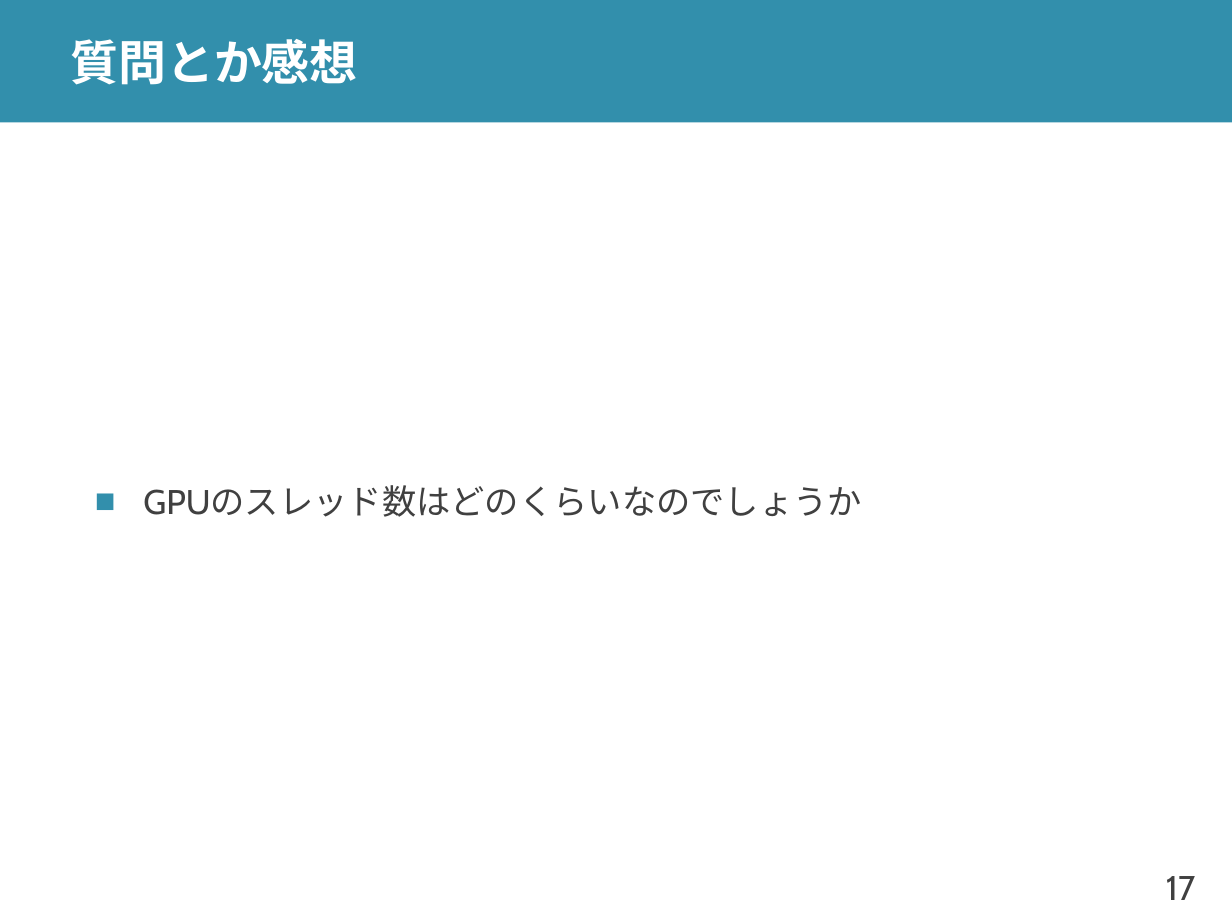
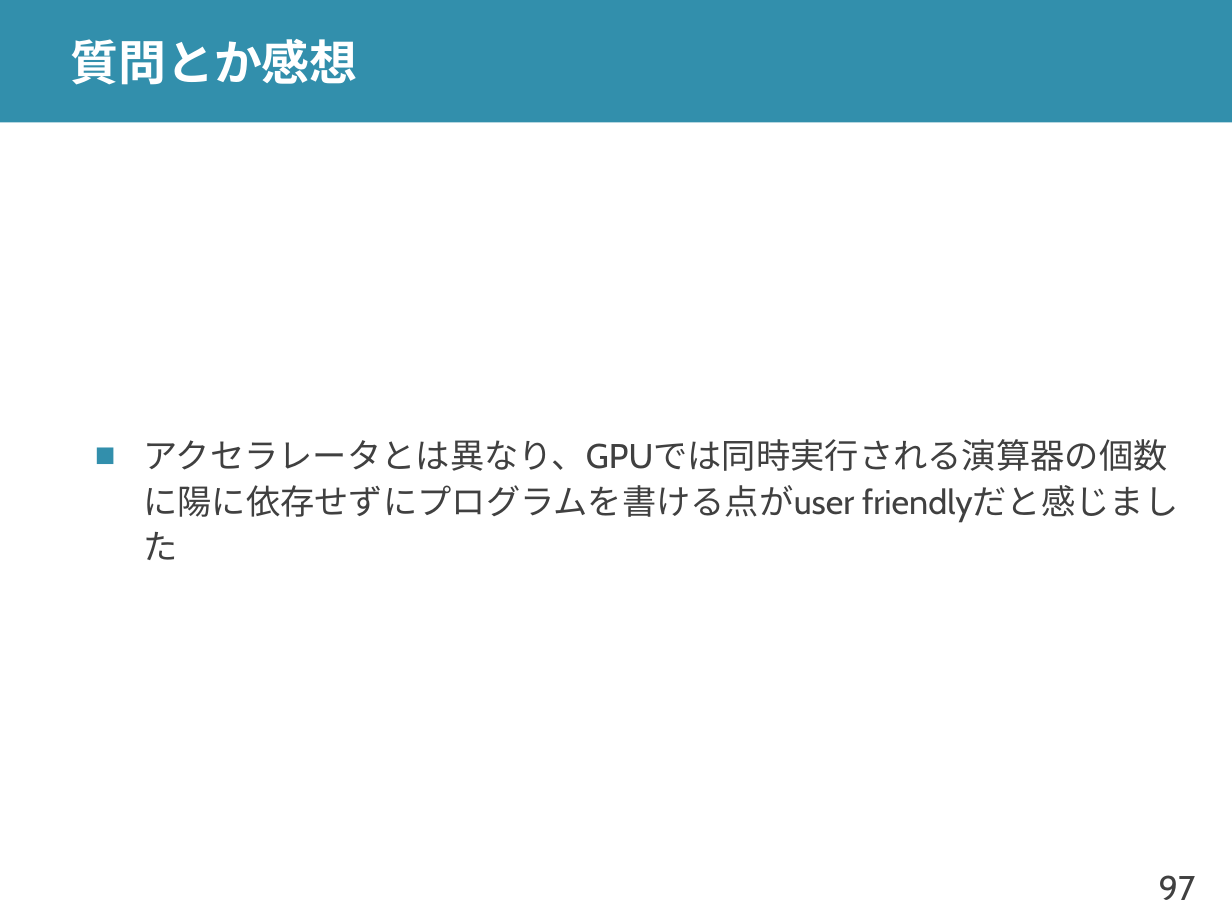
Before and after one commit to shioyadan/advanced-computer-organization, a slide deck: slide 97 of aco-shioya-12.pptx (slide 17 before the commit). Drawn at 1232x924 pixels with LibreOffice and Linux fonts; fonts in the diff are those of the drawing. Boxes give left, top, right and bottom in pixels: in the first picture for what was removed or moved away, otherwise in the second. Text is boxed around its words. In the diff, an @@ line names an element or a change of style, - is before the commit and + after.

```diff
--- a/aco-shioya-12.pptx
+++ b/aco-shioya-12.pptx
@@ text at (x1=143, y1=439, x2=1167, y2=471): text changed @@
-■ GPUのスレッド数はどのくらいなのでしょうか
+■ アクセラレータとは異なり、GPUでは同時実行される演算器の個数に陽に依存せずにプログラムを書ける点がuser friendlyだと感じました
@@ page number at (x1=1159, y1=875, x2=1196, y2=900): text changed @@
-17
+97
```
Also in this commit, not shown: 10 other slides changed, 7 slides added, 11 slides removed, 1 other file.
